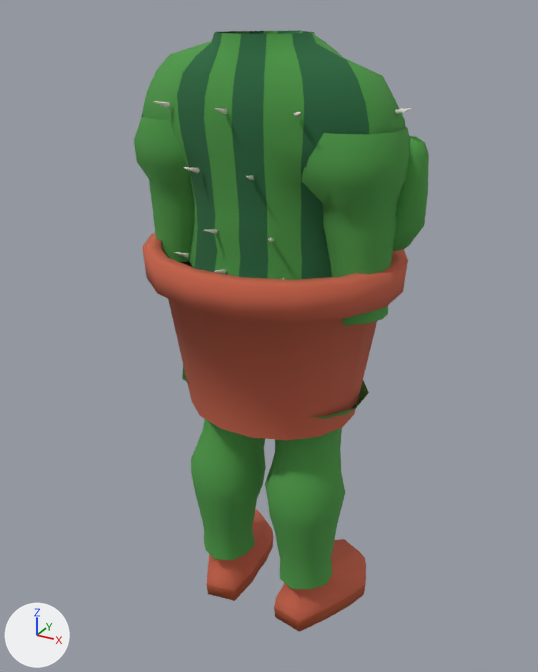
An edit to the glTF model apps/client/public/assets/abt_cactus.glb, drawn before and after from the same camera.
Rendered twice from a camera (50 mm lens) standing at (0.747, -1.385, 1.413) and looking at (-0.018, 0.006, 0.717). The axes (+X, +Y, +Z) are drawn at lower left. The lights are the same throughout. The picture after the commit comes second. Vertices at exactly the same position are counted once.

Objects in the first picture: 'abt_cactus'.
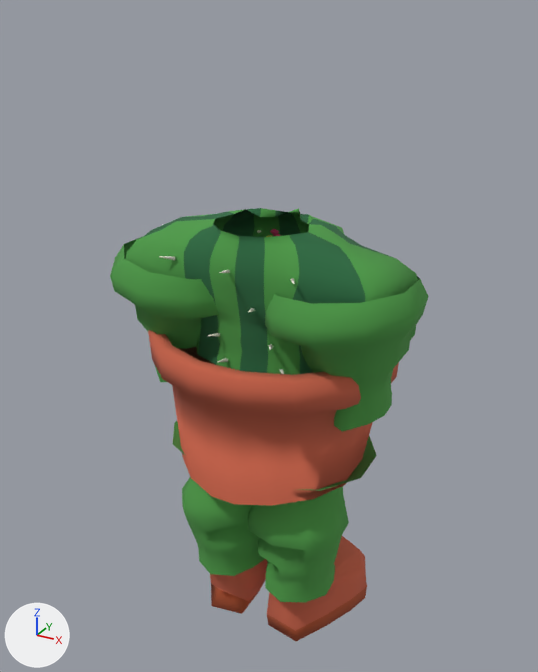
Where the change shows, as pixel boxes (x1, y1, x2, y2) in the pictures (538 x 672 px; the box of a moved part takes in the faces that stretch with it):
'abt_cactus', reshaped (8% wider, 28% shorter): before (134, 30, 429, 632); after (110, 208, 428, 641)
part 1 of me_abt_cactus, moved or reshaped: before (215, 108, 227, 114); after (219, 269, 230, 273)
part 2 of me_abt_cactus, moved or reshaped: before (154, 101, 170, 108); after (159, 256, 175, 260)
part 3 of me_abt_cactus, moved or reshaped: before (246, 175, 254, 180); after (248, 308, 255, 313)
part 4 of me_abt_cactus, moved or reshaped (not visible afterwards): before (184, 167, 200, 173)
part 5 of me_abt_cactus, moved or reshaped: before (268, 237, 274, 243); after (268, 344, 274, 350)
part 6 of me_abt_cactus, moved or reshaped: before (204, 229, 217, 234); after (208, 333, 220, 336)
part 7 of me_abt_cactus, moved or reshaped: before (214, 269, 226, 274); after (217, 358, 228, 362)
part 8 of me_abt_cactus, moved or reshaped (not visible afterwards): before (174, 252, 189, 258)
part 9 of me_abt_cactus, moved or reshaped: before (134, 30, 429, 632); after (110, 208, 428, 641)

Edits to the bpy script that builds the scene:
```text
Change me_abt_cactus:
    used by ob_abt_cactus; location = (0.0, 0.0, 0.0)
    remove me_abt_cactus.from_pydata(...)  # 1447 vertices, 2600 faces; spans x -0.325..0.325, y -0.259..0.239, z -0.006..1.372
    add me_abt_cactus.from_pydata(...)  # 1447 vertices, 2600 faces; spans x -0.358..0.358, y -0.259..0.239, z -0.044..1.007
    me_abt_cactus part 1: the loose piece of 10 vertices spanning x -0.016..-0.007, y -0.205..-0.173, z 1.236..1.249 is scaled about its middle by (1, 0.999, 0.657), then moved by (0.0, 0.0, -0.31)
    me_abt_cactus part 2: the loose piece of 10 vertices spanning x -0.18..-0.153, y -0.167..-0.143, z 1.235..1.249 is scaled about its middle by (1.07, 1.1, 0.723), then moved by (0.001, -0.011, -0.31)
    me_abt_cactus part 3: the loose piece of 10 vertices spanning x 0.031..0.043, y -0.19..-0.158, z 1.116..1.129 is scaled about its middle by (0.996, 0.999, 0.662), then moved by (0.0, 0.0, -0.269)
    me_abt_cactus part 4: the loose piece of 10 vertices spanning x -0.107..-0.086, y -0.178..-0.149, z 1.115..1.129 is scaled about its middle by (1, 1, 0.658), then moved by (0.0, 0.0, -0.269)
    me_abt_cactus part 5: the loose piece of 10 vertices spanning x 0.065..0.084, y -0.174..-0.145, z 0.994..1.009 is scaled about its middle by (1, 1, 0.657), then moved by (0.0, 0.0, -0.228)
    me_abt_cactus part 6: the loose piece of 10 vertices spanning x -0.067..-0.051, y -0.177..-0.146, z 0.996..1.009 is scaled about its middle by (0.997, 1, 0.657), then moved by (0.0, 0.0, -0.228)
    me_abt_cactus part 7: the loose piece of 10 vertices spanning x -0.04..-0.029, y -0.184..-0.153, z 0.916..0.929 is scaled about its middle by (0.999, 1, 0.746), then moved by (0.0, 0.0, -0.201)
    me_abt_cactus part 8: the loose piece of 10 vertices spanning x -0.186..-0.157, y -0.118..-0.098, z 0.915..0.929 is scaled about its middle by (0.999, 0.999, 0.759), then moved by (0.0, 0.0, -0.2)
    me_abt_cactus part 9: 1211 of 1447 vertices moved; they spanned x -0.325..0.325, y -0.259..0.239, z -0.006..1.372 and now span x -0.358..0.358, y -0.259..0.239, z -0.044..1.007; mean shift (-0.001, -0.004, -0.2); largest move (0.298, -0.03, 1.247) -> (0.083, -0.013, 0.925)
    other edits to the shape of me_abt_cactus do not show in these pictures
```
